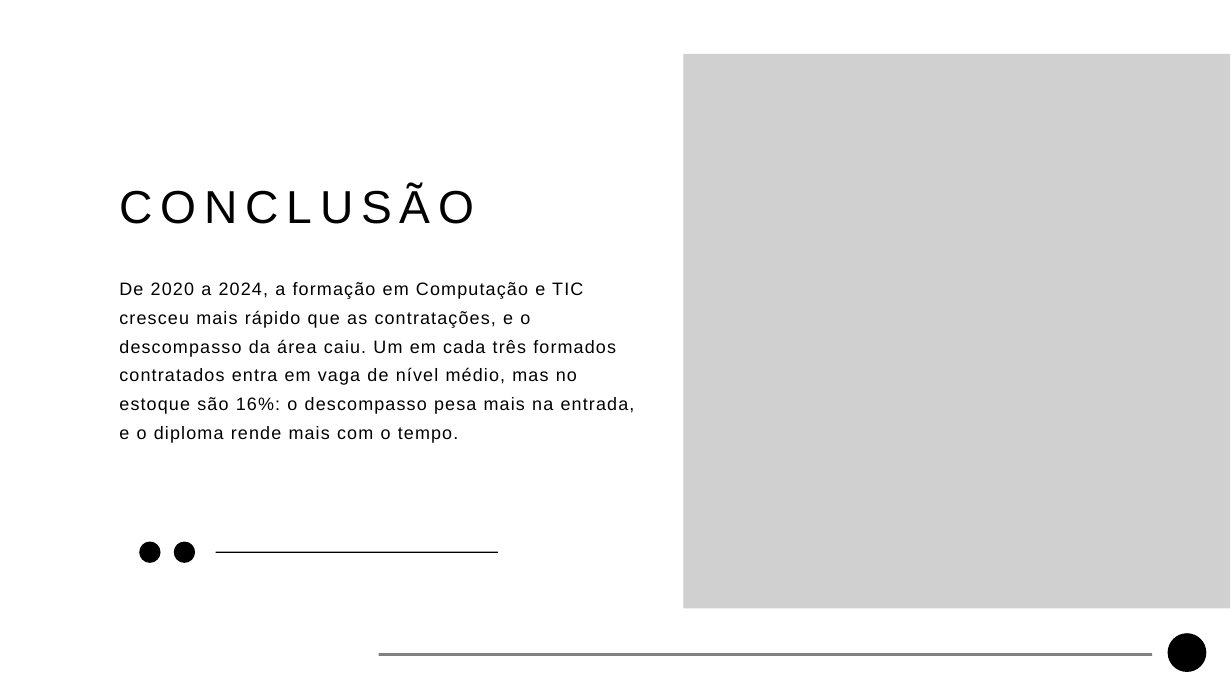
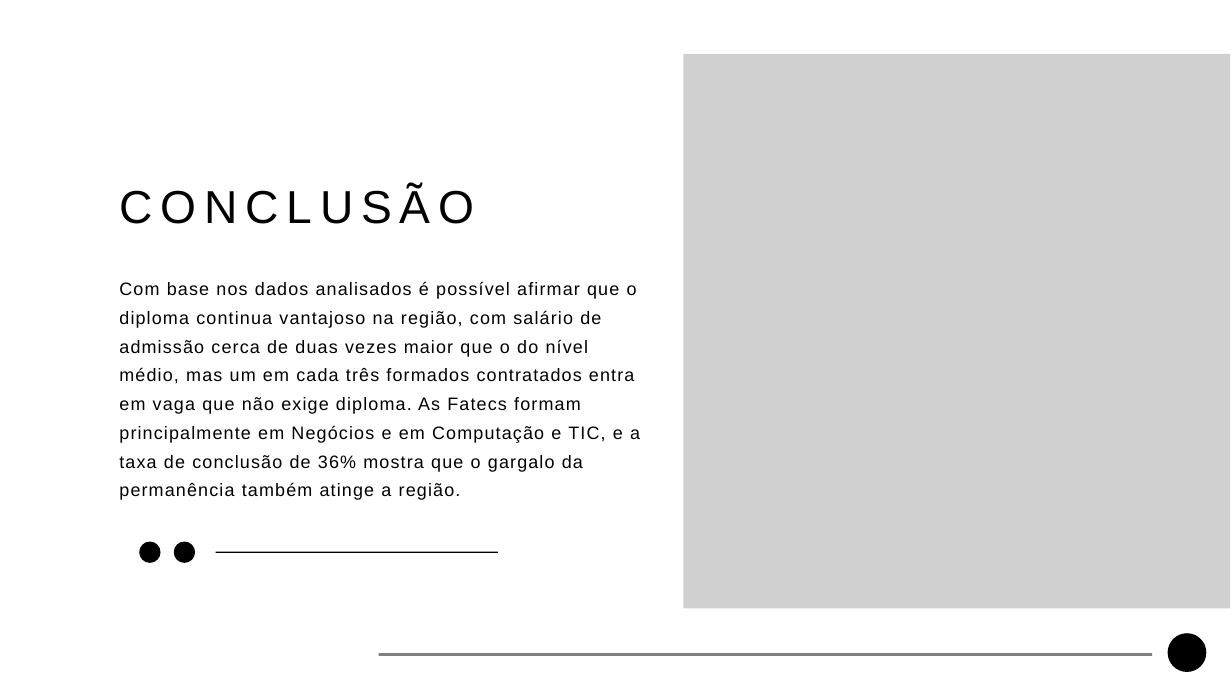
Before and after one commit to guilherme-ndo/projetointegrador-ii, a slide deck: slide 20 of docs/apresentacao_pi2.pptx (slide 17 before the commit). Drawn at 1232x693 pixels with LibreOffice and Linux fonts; fonts in the diff are those of the drawing; grey boxes stand for pictures; background and template pictures are left out. Boxes give left, top, right and bottom in pixels: in the first picture for what was removed or moved away, otherwise in the second. Text is boxed around its words. In the diff, an @@ line names an element or a change of style, - is before the commit and + after.

```diff
--- a/docs/apresentacao_pi2.pptx
+++ b/docs/apresentacao_pi2.pptx
@@ text at [119, 281, 640, 500]: text changed @@
-De 2020 a 2024, a formação em Computação e TIC cresceu mais rápido que as contratações, e o descompasso da área caiu. Um em cada três formados contratados entra em vaga de nível médio, mas no estoque são 16%: o descompasso pesa mais na entrada, e o diploma rende mais com o tempo.
+Com base nos dados analisados é possível afirmar que o diploma continua vantajoso na região, com salário de admissão cerca de duas vezes maior que o do nível médio, mas um em cada três formados contratados entra em vaga que não exige diploma. As Fatecs formam principalmente em Negócios e em Computação e TIC, e a taxa de conclusão de 36% mostra que o gargalo da permanência também atinge a região.
```
Also in this commit, not shown: 14 other slides changed, 7 slides added, 3 slides removed.
